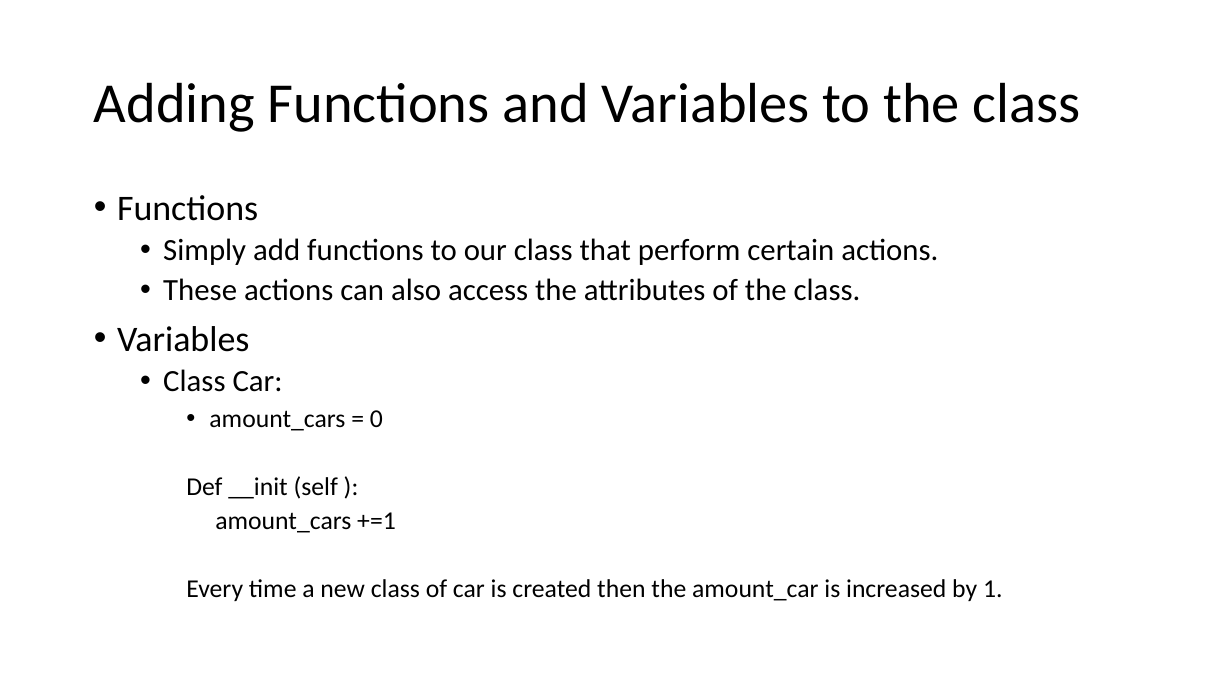
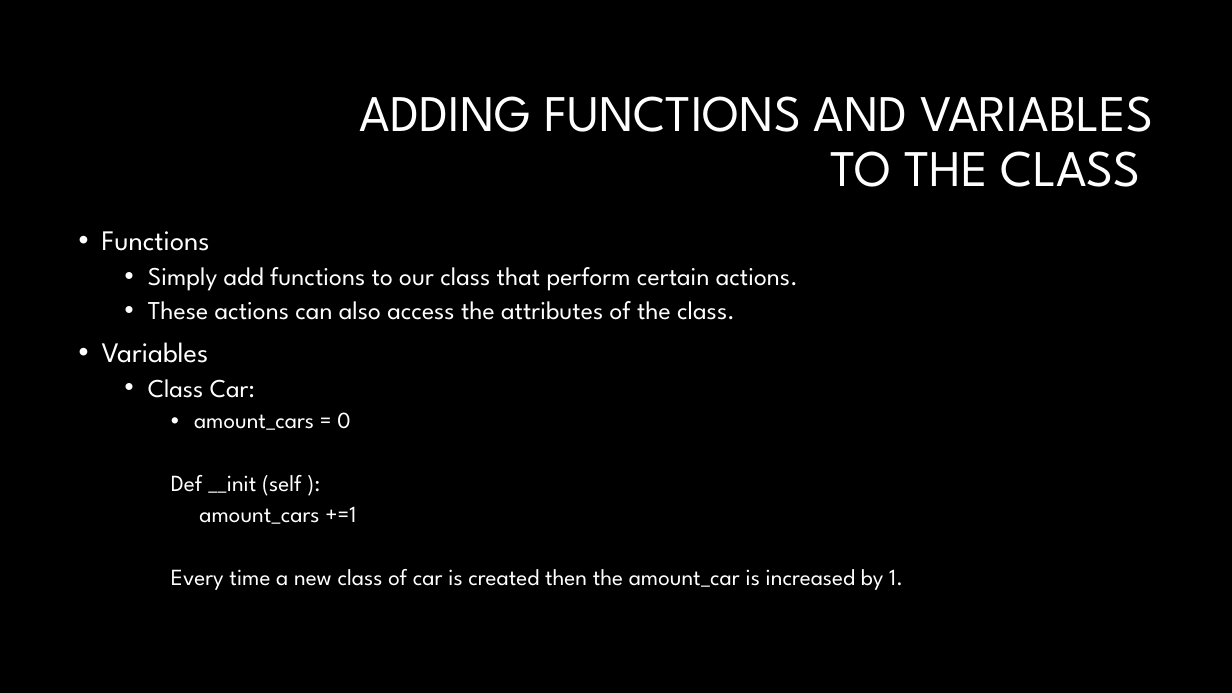
Before and after one commit to LuyangYin1/Python-for-everyone, a slide deck: slide 4 of Class-3/Classes and Objects.pptx. Drawn at 1232x693 pixels with LibreOffice and Linux fonts; fonts in the diff are those of the drawing; background and template pictures are left out. Boxes give left, top, right and bottom in pixels: in the first picture for what was removed or moved away, otherwise in the second. Text is boxed around its words. In the diff, an @@ line names an element or a change of style, - is before the commit and + after.

```diff
--- a/Class-3/Classes and Objects.pptx
+++ b/Class-3/Classes and Objects.pptx
@@ background #FFFFFF to #000000 @@
@@ title at (360, 96, 1154, 187): text changed; size 44 to 40 pt; font Calibri to League Spartan; text colour #000000 to #FFFFFF @@
-Adding Functions and Variables to the class
+ADDING FUNCTIONS AND VARIABLES TO THE CLASS
@@ text "Functions": place and size @@
-text "Functions" at (117, 195, 1002, 601)
+text "Functions" at (102, 231, 903, 590)
@@ text "Functions" at (102, 231, 903, 590): size 28 to 22 pt in "Functions", "Variables"; font Calibri to League Spartan, text colour #000000 to #FFFFFF; size 24 to 20 pt in "Simply add functions to our class that ...", "These actions can also access the attributes ...", "Class Car:"; size 20 to 18 pt in "amount_cars = 0", "Def __init (self ):", "amount_cars +=1", "Every time a new class of car ..." @@
```
Also in this commit, not shown: 7 other slides changed, 1 other file.
